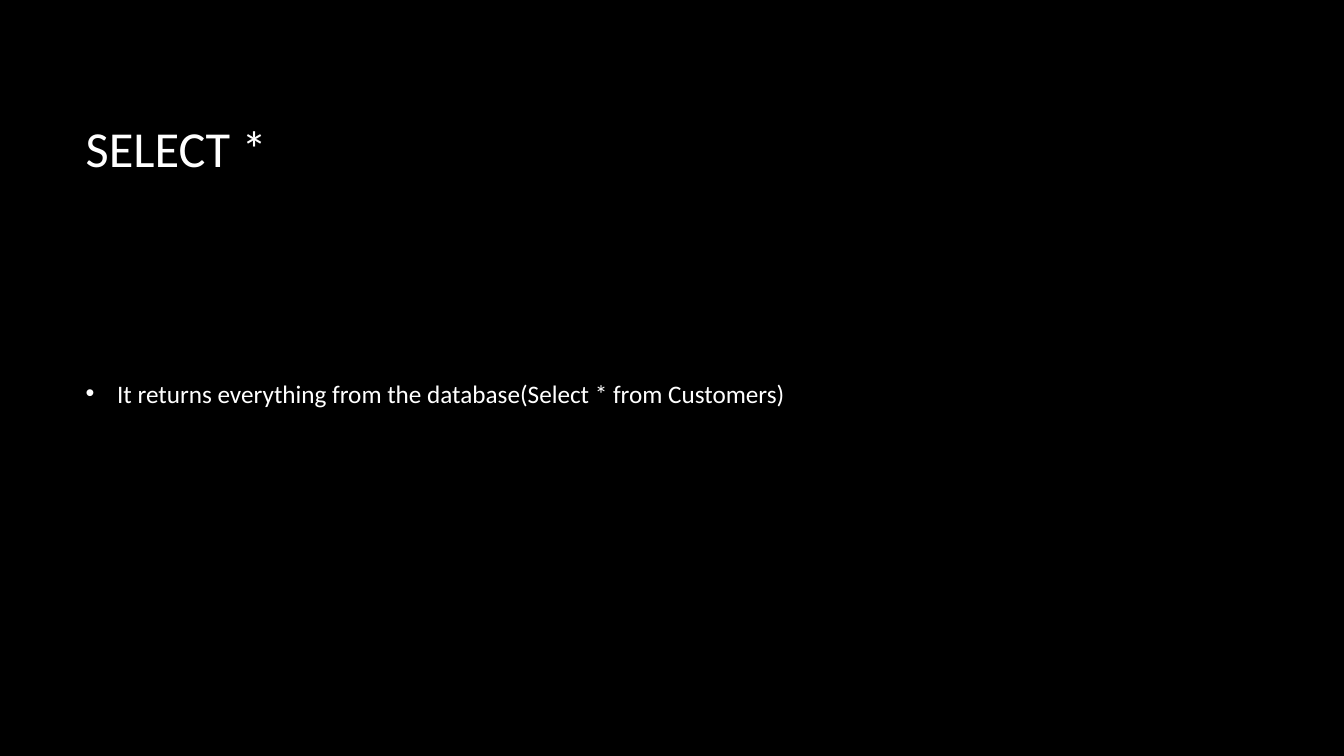
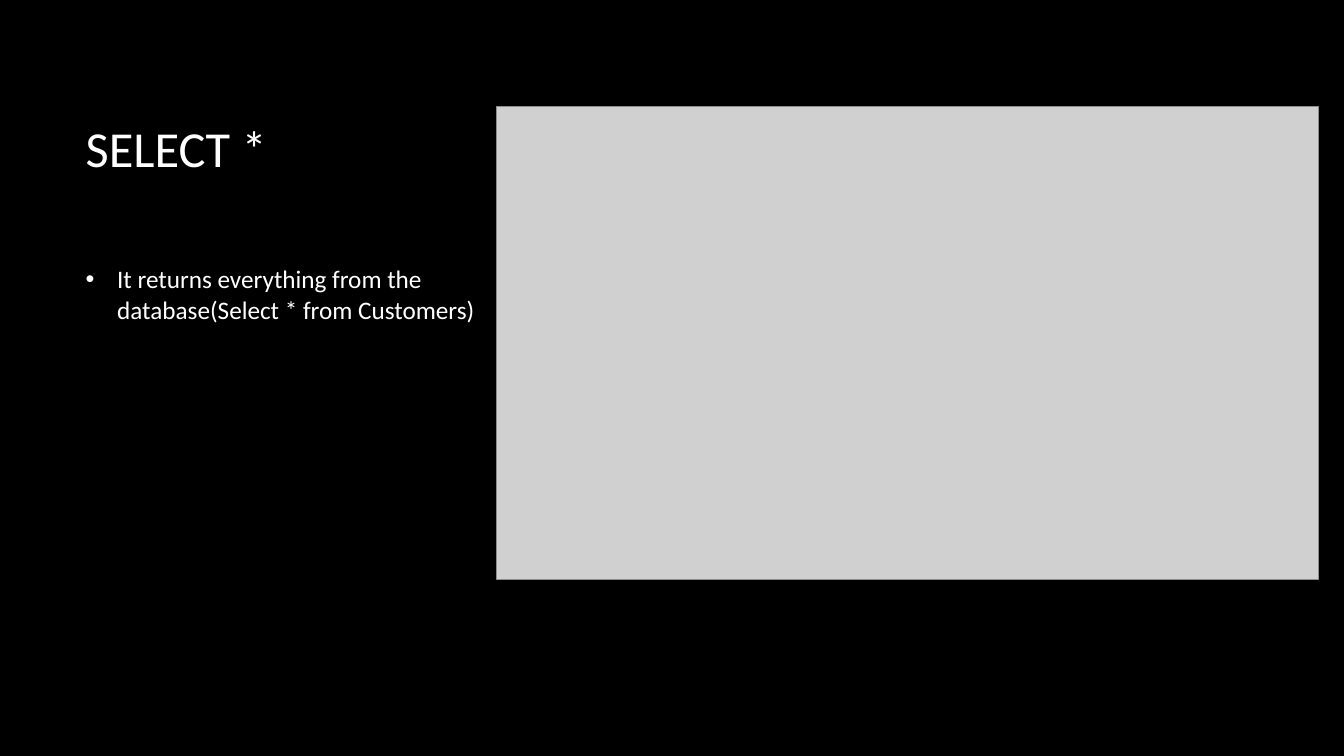
Before and after one commit to HajnalBendeguz1/IKT-01.23, a slide deck: slide 3 of SQL basics.pptx. Drawn at 1344x756 pixels with LibreOffice and Linux fonts; fonts in the diff are those of the drawing; grey boxes stand for pictures; background and template pictures are left out. Boxes give left, top, right and bottom in pixels: in the first picture for what was removed or moved away, otherwise in the second. Text is boxed around its words. In the diff, an @@ line names an element or a change of style, - is before the commit and + after.

```diff
--- a/SQL basics.pptx
+++ b/SQL basics.pptx
@@ picture added at [496, 106, 1319, 579] @@
@@ text "It returns everything from the ..." rewrapped from [117, 384, 784, 408] to [117, 270, 474, 323] @@
```
Also in this commit, not shown: 11 other slides changed, 1 slide removed.
